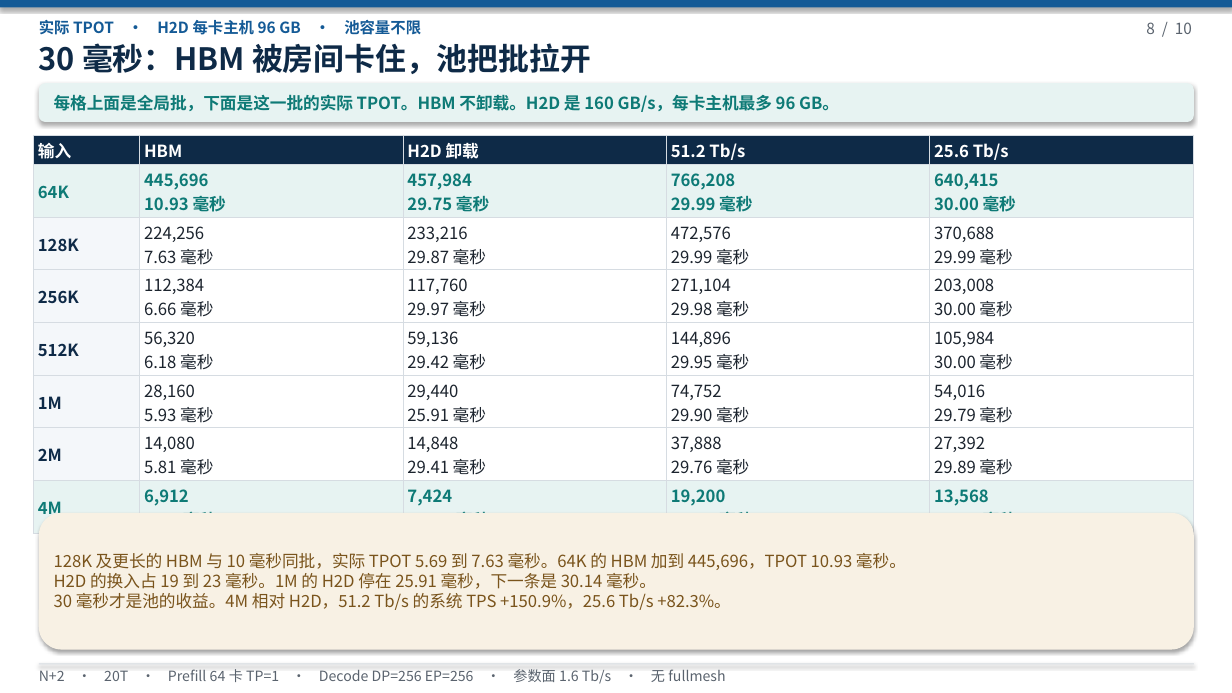
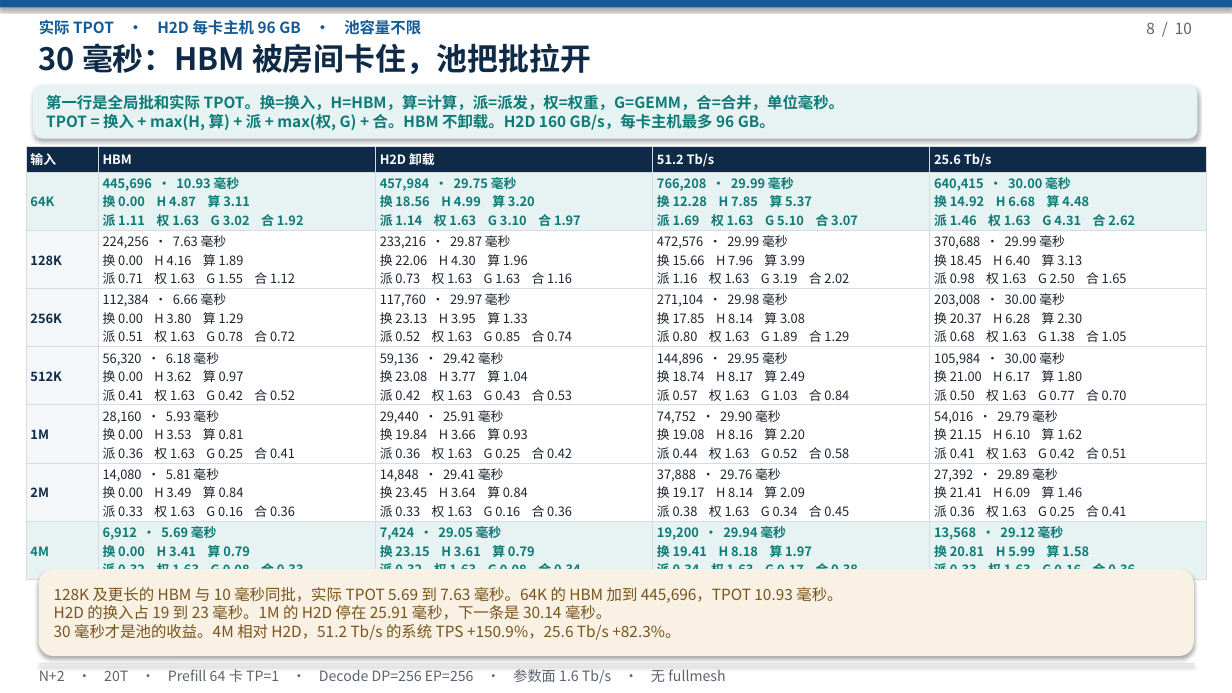
Before and after one commit to 69515164-rgb/UCL-MPComm, a slide deck: slide 8 of docs/N+2-20T-V4-无TP.pptx. Drawn at 1232x693 pixels with LibreOffice and Linux fonts; fonts in the diff are those of the drawing. Boxes give left, top, right and bottom in pixels: in the first picture for what was removed or moved away, otherwise in the second. Text is boxed around its words. In the diff, an @@ line names an element or a change of style, - is before the commit and + after.

```diff
--- a/docs/N+2-20T-V4-无TP.pptx
+++ b/docs/N+2-20T-V4-无TP.pptx
@@ rounded rectangle: place and size @@
-rounded rectangle at [39,83,1194,122]
+rounded rectangle at [33,85,1198,139]
@@ text at [46,95,844,130]: text changed; size 13 to 12 pt @@
-每格上面是全局批，下面是这一批的实际 TPOT。HBM 不卸载。H2D 是 160 GB/s，每卡主机最多 96 GB。
+第一行是全局批和实际 TPOT。换=换入，H=HBM，算=计算，派=派发，权=权重，G=GEMM，合=合并，单位毫秒。
+TPOT = 换入 + max(H, 算) + 派 + max(权, G) + 合。HBM 不卸载。H2D 160 GB/s，每卡主机最多 96 GB。
@@ table at [26,146,1207,573] @@
-row 2: 64K | 445,696 / 10.93 毫秒 | 457,984 / 29.75 毫秒 | 766,208 / 29.99 毫秒 | 640,415 / 30.00 毫秒
+row 2: 64K | 445,696 · 10.93 毫秒 / 换 0.00 H 4.87 算 3.11 / 派 1.11 权 1.63 G 3.02 合 1.92 | 457,984 · 29.75 毫秒 / 换 18.56 H 4.99 算 3.20 / 派 1.14 权 1.63 G 3.10 合 1.97 | 766,208 · 29.99 毫秒 / 换 12.28 H 7.85 算 5.37 / 派 1.69 权 1.63 G 5.10 合 3.07 | 640,415 · 30.00 毫秒 / 换 14.92 H 6.68 算 4.48 / 派 1.46 权 1.63 G 4.31 合 2.62
-row 3: 128K | 224,256 / 7.63 毫秒 | 233,216 / 29.87 毫秒 | 472,576 / 29.99 毫秒 | 370,688 / 29.99 毫秒
+row 3: 128K | 224,256 · 7.63 毫秒 / 换 0.00 H 4.16 算 1.89 / 派 0.71 权 1.63 G 1.55 合 1.12 | 233,216 · 29.87 毫秒 / 换 22.06 H 4.30 算 1.96 / 派 0.73 权 1.63 G 1.63 合 1.16 | 472,576 · 29.99 毫秒 / 换 15.66 H 7.96 算 3.99 / 派 1.16 权 1.63 G 3.19 合 2.02 | 370,688 · 29.99 毫秒 / 换 18.45 H 6.40 算 3.13 / 派 0.98 权 1.63 G 2.50 合 1.65
-row 4: 256K | 112,384 / 6.66 毫秒 | 117,760 / 29.97 毫秒 | 271,104 / 29.98 毫秒 | 203,008 / 30.00 毫秒
+row 4: 256K | 112,384 · 6.66 毫秒 / 换 0.00 H 3.80 算 1.29 / 派 0.51 权 1.63 G 0.78 合 0.72 | 117,760 · 29.97 毫秒 / 换 23.13 H 3.95 算 1.33 / 派 0.52 权 1.63 G 0.85 合 0.74 | 271,104 · 29.98 毫秒 / 换 17.85 H 8.14 算 3.08 / 派 0.80 权 1.63 G 1.89 合 1.29 | 203,008 · 30.00 毫秒 / 换 20.37 H 6.28 算 2.30 / 派 0.68 权 1.63 G 1.38 合 1.05
-row 5: 512K | 56,320 / 6.18 毫秒 | 59,136 / 29.42 毫秒 | 144,896 / 29.95 毫秒 | 105,984 / 30.00 毫秒
+row 5: 512K | 56,320 · 6.18 毫秒 / 换 0.00 H 3.62 算 0.97 / 派 0.41 权 1.63 G 0.42 合 0.52 | 59,136 · 29.42 毫秒 / 换 23.08 H 3.77 算 1.04 / 派 0.42 权 1.63 G 0.43 合 0.53 | 144,896 · 29.95 毫秒 / 换 18.74 H 8.17 算 2.49 / 派 0.57 权 1.63 G 1.03 合 0.84 | 105,984 · 30.00 毫秒 / 换 21.00 H 6.17 算 1.80 / 派 0.50 权 1.63 G 0.77 合 0.70
-row 6: 1M | 28,160 / 5.93 毫秒 | 29,440 / 25.91 毫秒 | 74,752 / 29.90 毫秒 | 54,016 / 29.79 毫秒
+row 6: 1M | 28,160 · 5.93 毫秒 / 换 0.00 H 3.53 算 0.81 / 派 0.36 权 1.63 G 0.25 合 0.41 | 29,440 · 25.91 毫秒 / 换 19.84 H 3.66 算 0.93 / 派 0.36 权 1.63 G 0.25 合 0.42 | 74,752 · 29.90 毫秒 / 换 19.08 H 8.16 算 2.20 / 派 0.44 权 1.63 G 0.52 合 0.58 | 54,016 · 29.79 毫秒 / 换 21.15 H 6.10 算 1.62 / 派 0.41 权 1.63 G 0.42 合 0.51
-row 7: 2M | 14,080 / 5.81 毫秒 | 14,848 / 29.41 毫秒 | 37,888 / 29.76 毫秒 | 27,392 / 29.89 毫秒
+row 7: 2M | 14,080 · 5.81 毫秒 / 换 0.00 H 3.49 算 0.84 / 派 0.33 权 1.63 G 0.16 合 0.36 | 14,848 · 29.41 毫秒 / 换 23.45 H 3.64 算 0.84 / 派 0.33 权 1.63 G 0.16 合 0.36 | 37,888 · 29.76 毫秒 / 换 19.17 H 8.14 算 2.09 / 派 0.38 权 1.63 G 0.34 合 0.45 | 27,392 · 29.89 毫秒 / 换 21.41 H 6.09 算 1.46 / 派 0.36 权 1.63 G 0.25 合 0.41
-row 8: 4M | 6,912 / 5.69 毫秒 | 7,424 / 29.05 毫秒 | 19,200 / 29.94 毫秒 | 13,568 / 29.12 毫秒
+row 8: 4M | 6,912 · 5.69 毫秒 / 换 0.00 H 3.41 算 0.79 / 派 0.32 权 1.63 G 0.08 合 0.33 | 7,424 · 29.05 毫秒 / 换 23.15 H 3.61 算 0.79 / 派 0.32 权 1.63 G 0.08 合 0.34 | 19,200 · 29.94 毫秒 / 换 19.41 H 8.18 算 1.97 / 派 0.34 权 1.63 G 0.17 合 0.38 | 13,568 · 29.12 毫秒 / 换 20.81 H 5.99 算 1.58 / 派 0.33 权 1.63 G 0.16 合 0.36
@@ size 13 to 10 pt in "输入", "HBM", "H2D 卸载", "51.2 Tb/s" and 8 more places @@
@@ table: place and size @@
-table at [33,135,1193,518]
+table at [26,146,1207,573]
@@ rounded rectangle: place and size @@
-rounded rectangle at [39,513,1194,650]
+rounded rectangle at [39,569,1194,656]
@@ text "128K 及更长的 HBM 与 10 ...": place and size @@
-text "128K 及更长的 HBM 与 10 ..." at [54,553,906,610]
+text "128K 及更长的 HBM 与 10 ..." at [54,587,842,640]
@@ text "128K 及更长的 HBM 与 10 ..." at [54,587,842,640]: size 13 to 12 pt @@
```
Also in this commit, not shown: 2 other slides changed, 1 other file.
